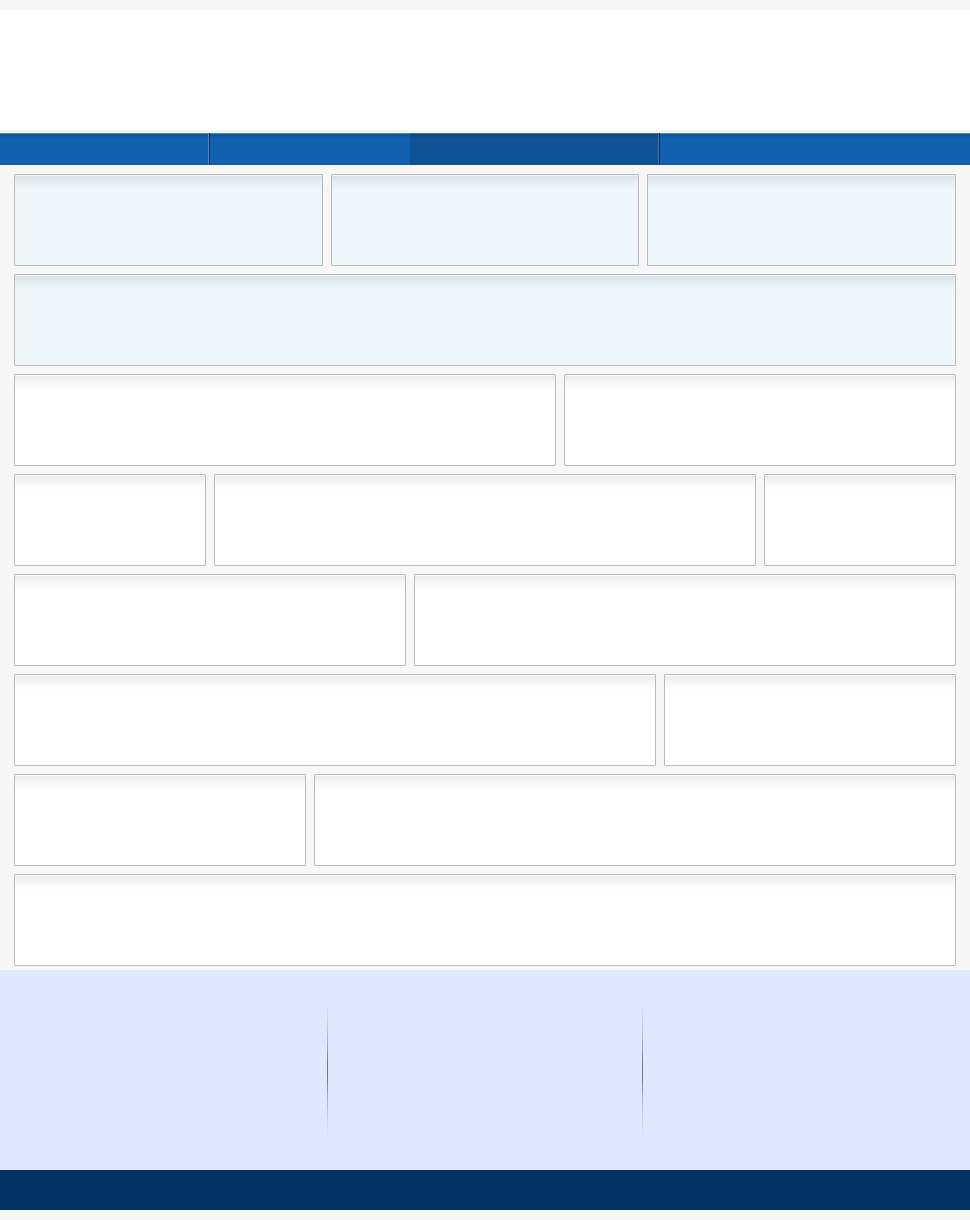
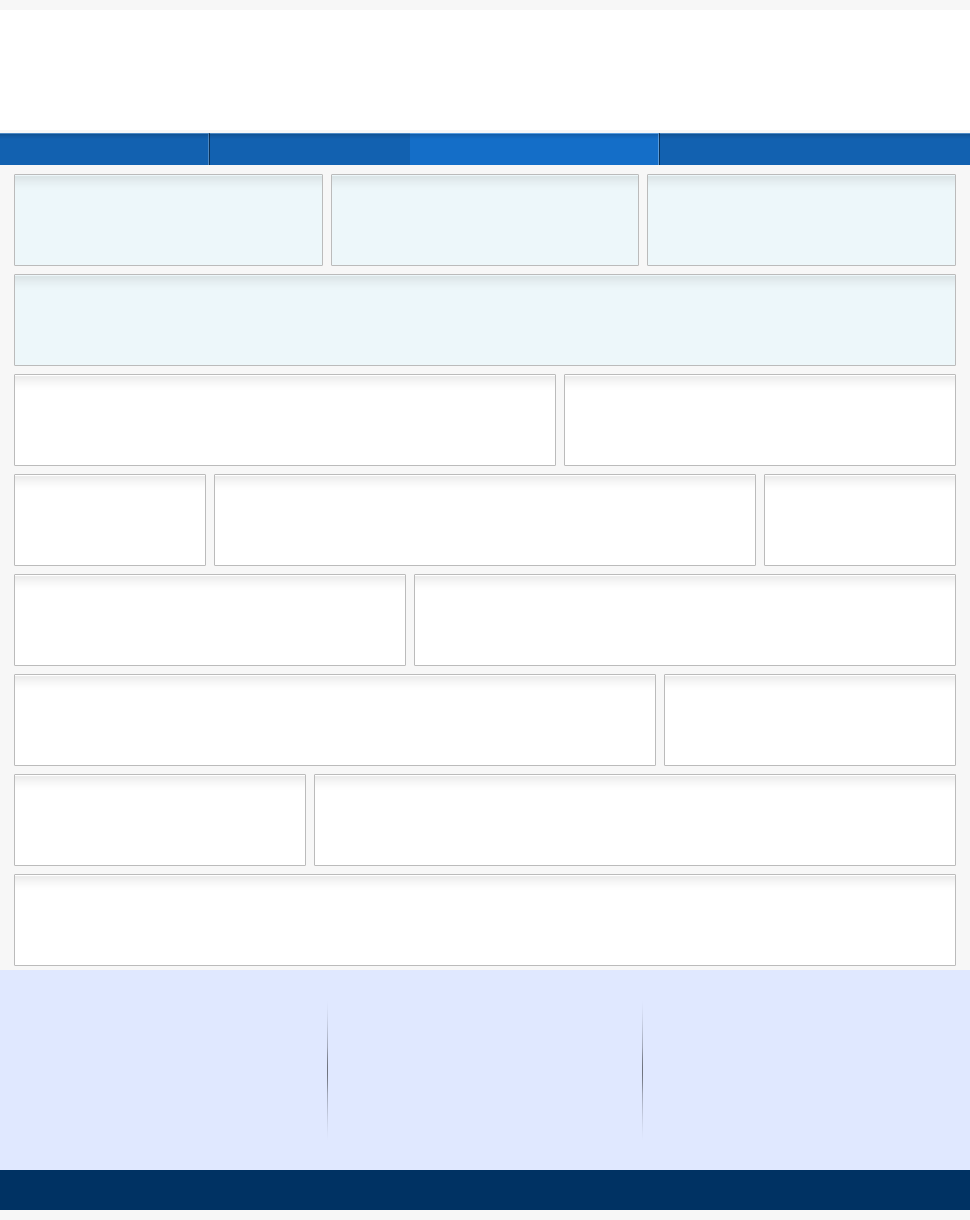
Revision of a layered 970 x 1220 image; what changed, layer by layer:
"navbar - active": blend multiply → color dodge, painted on it over left=410, top=133, right=660, bottom=165
